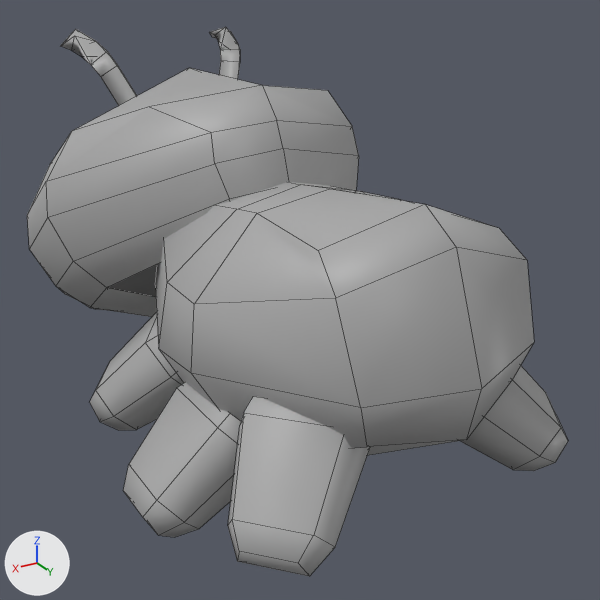
A saved change to the FBX model Assets/Art Assets/Fbx/Ant.fbx.
The view is the same before and after, from a 50 mm lens placed at (0.0276, 0.0489, 0.0354), pointed at (-0.0017, 0.0001, 0.011). Every picture has the same lights, and +X, +Y and +Z are marked at lower left. Mesh edges are drawn as thin lines. Where no turn or scale is listed for an object, it has been applied to the vertices.

In view in the first picture: 'Ant', 'head', 'leftAntenna', 'leftBack', 'leftFront', 'leftMiddle', 'rightAntenna', 'rightBack'.
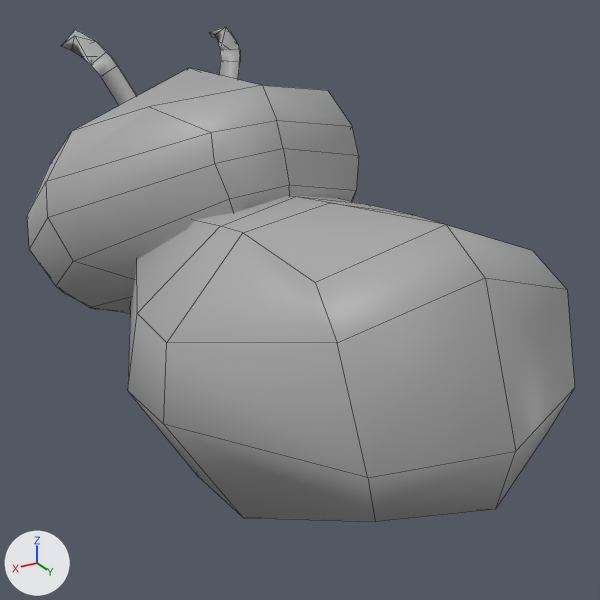
Commit message: aint got no legs

Boxes [x1, y1, x2, y2] around the edits, measured in the pictures (600 x 600 px; the box of a moved part takes in the faces that stretch with it):
'Ant', reshaped (18% wider, 20% taller): before [155, 182, 534, 455]; after [128, 195, 575, 522]
'head', reshaped: before [27, 68, 359, 317]; after [27, 68, 359, 314]
'leftBack', deleted: before [228, 396, 370, 576]
'leftMiddle', deleted: before [123, 382, 241, 537]
'rightBack', deleted: before [460, 366, 568, 471]
'leftFront', deleted: before [90, 312, 183, 430]
part 1 of me_mesh_001, moved or reshaped: before [56, 199, 230, 317]; after [56, 199, 234, 314]

What the commit changed:
me_mesh_001 has 66 vertices, 63 faces and spans x -0.0137..0.0131, y -0.0261..0.0034, z -0.0114..0.0108.
me_mesh_001 is used by ob_head; location (0.00036, -0.00195, 0.01564).
Part 1, on me_mesh_001:
Vertex 31 of me_mesh_001 moves from (0.01, -0.006, -0.0039) at pixel (106, 287) to (0.0067, -0.0026, -0.0035).
me_mesh is used by ob_ant; location (0.0, 0.0, 0.0).
me_mesh had 42 vertices, 36 faces and spanned x -0.011..0.0108, y -0.0084..0.0209, z 0.0022..0.0226.
me_mesh now has 42 vertices, 36 faces and spans x -0.0131..0.0129, y -0.0112..0.0237, z -0.0024..0.022.
me_mesh part 2: 42 of 42 vertices moved; they spanned x -0.011..0.0108, y -0.0084..0.0209, z 0.0022..0.0226 and now span x -0.0131..0.0129, y -0.0112..0.0237, z -0.0024..0.022; mean shift (0.0, -0.0001, -0.0022); largest move (-0.0059, -0.0069, 0.0089) -> (-0.0062, -0.0112, 0.0065).
Object 'leftFront' (ob_leftfront) is deleted.
Object 'rightBack' (ob_rightback) is deleted.
Object 'leftMiddle' (ob_leftmiddle) is deleted.
Object 'leftBack' (ob_leftback) is deleted.
